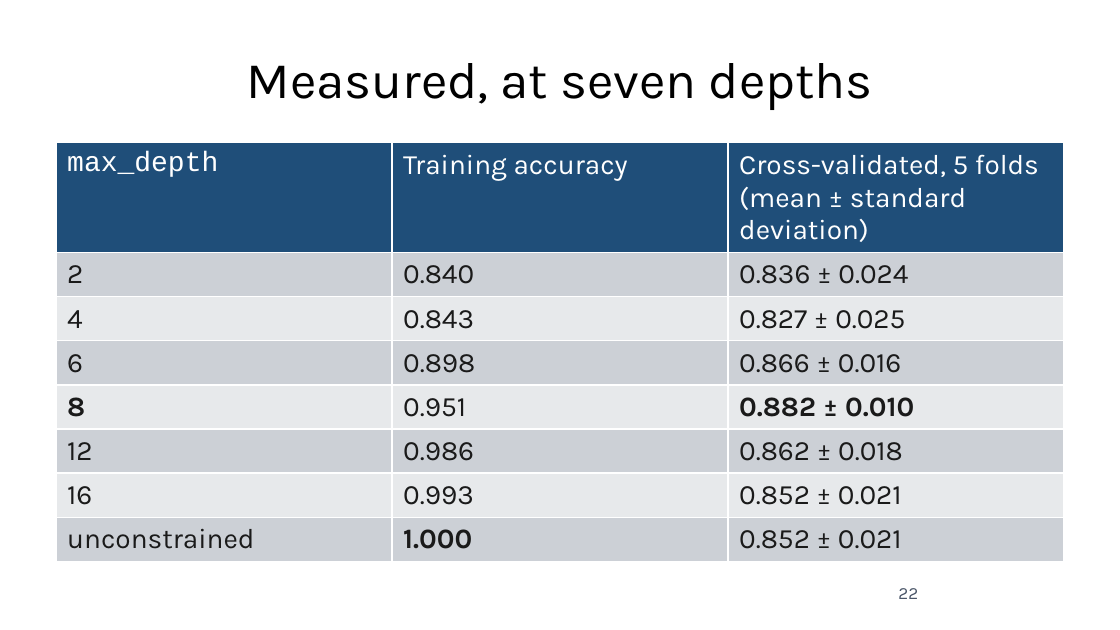
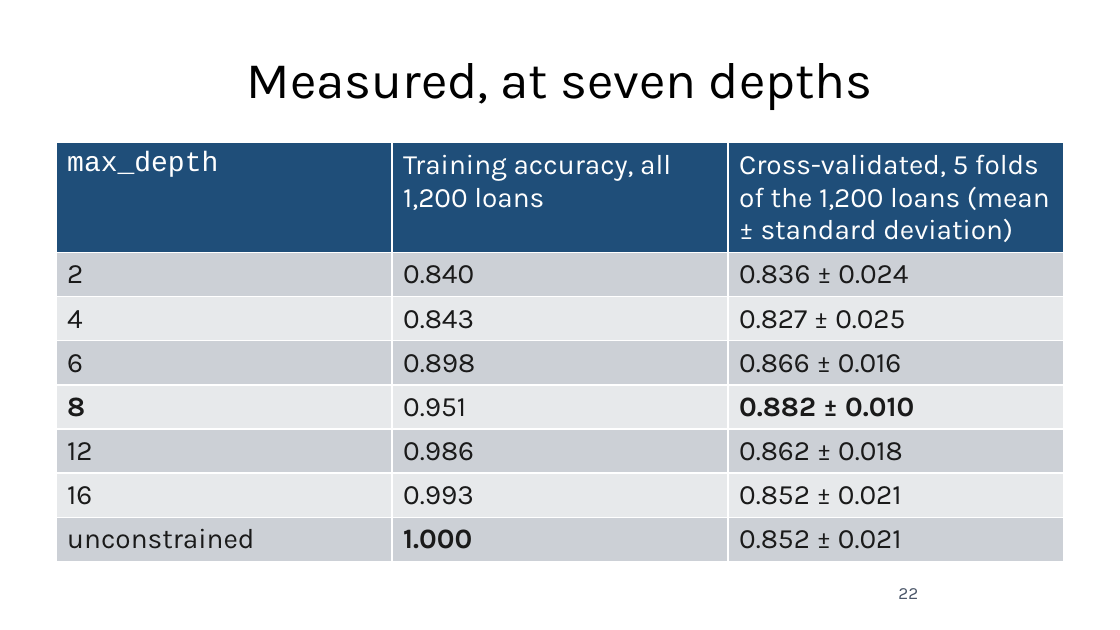
Before and after one commit to fabioantonini/technologies-for-artificial-intelligence, a slide deck: slide 22 of Lessons/07_trees_and_ensembles/Slides/trees_and_ensembles_slides.pptx. Drawn at 1120x630 pixels with LibreOffice and Linux fonts; fonts in the diff are those of the drawing; background and template pictures are left out. Boxes give left, top, right and bottom in pixels: in the first picture for what was removed or moved away, otherwise in the second. Text is boxed around its words. In the diff, an @@ line names an element or a change of style, - is before the commit and + after.

```diff
--- a/Lessons/07_trees_and_ensembles/Slides/trees_and_ensembles_slides.pptx
+++ b/Lessons/07_trees_and_ensembles/Slides/trees_and_ensembles_slides.pptx
@@ table at [56,143,1064,559] @@
-row 1, column 2: Training accuracy
+row 1, column 2: Training accuracy, all 1,200 loans
-row 1, column 3: Cross-validated, 5 folds (mean ± standard deviation)
+row 1, column 3: Cross-validated, 5 folds of the 1,200 loans (mean ± standard deviation)
```
Also in this commit, not shown: 11 other slides changed, 22 other files.
